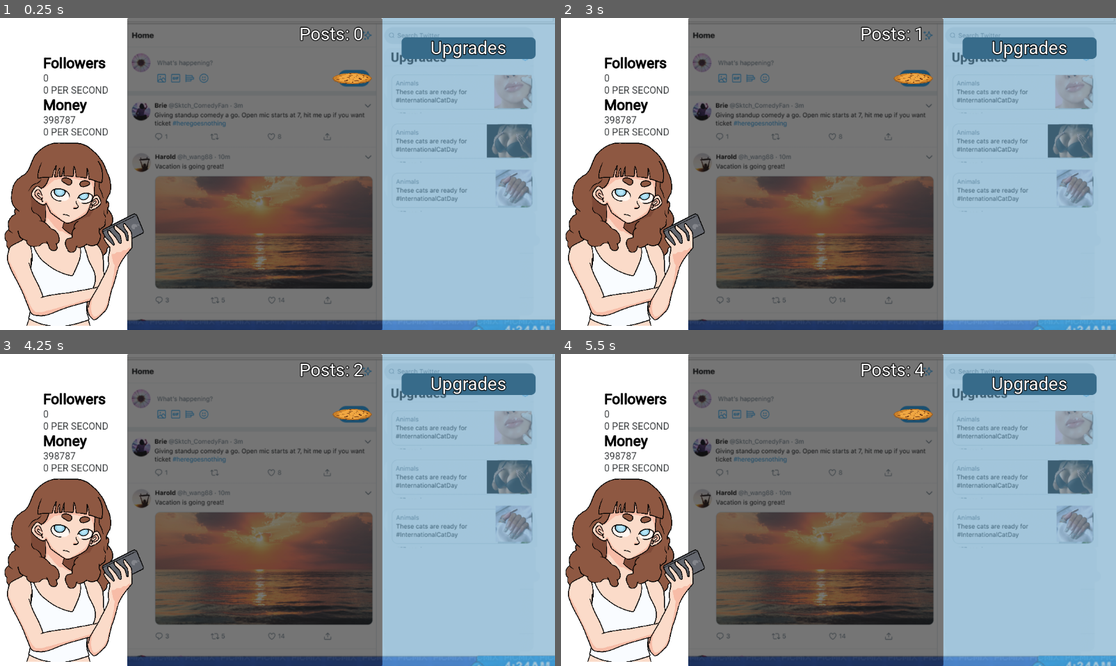
Above: before the commit, frames 1-4 (two rows, left to right).
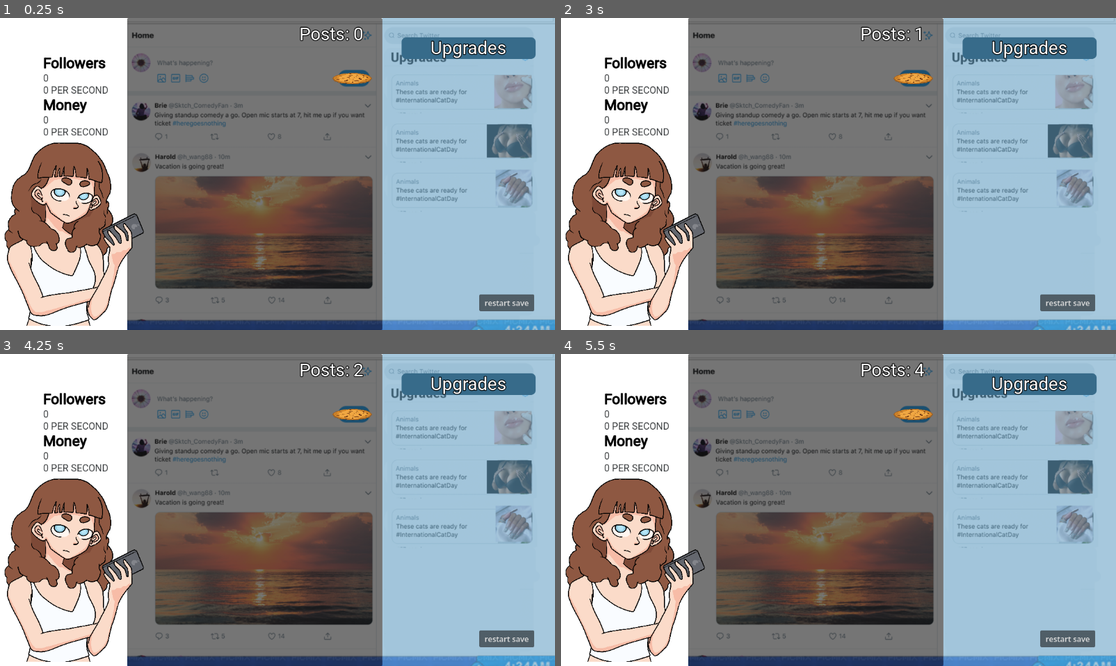
Above: after the commit, the same moments.

Repository: pluto13x/sponzorusa-simulator
Game: Godot game, scene res://scenes/game.tscn
The game is run twice, just before and just after one commit, with the same random seed, the same clock (stepped at 60 frames per second) and the same inputs.
Inputs (mouse positions are in pixels of both pictures, inside the frame that each line leads up to):
- Up to frame 1 (0.25 s): no input
- Up to frame 2 (3 s): click (1066, 301) at 0.5 s, where only the run after the commit has a clickable "restart save"; click (1066, 301) at 1.25 s, where only the run after the commit has a clickable "restart save"; click (1066, 301) at 2 s, where only the run after the commit has a clickable "restart save"; click (910, 77) at 2.75 s
- Up to frame 3 (4.25 s): click (349, 413) at 3.5 s
- Up to frame 4 (5.5 s): click (910, 413) at 4.25 s; tap Enter at 5 s

The runs differ from the first frame. In frame 1, 0.6% of the frame differs, in the area x 7-97%, y 31-94%; in frame 2, 0.6%; in frame 3, 0.6%; in frame 4, 0.6%.

Commit message:
restart save

Diff:
--- a/scenes/game.tscn
+++ b/scenes/game.tscn
@@ -197,6 +197,16 @@
 position = Vector2(3.0000002, 229)
 scale = Vector2(0.2, 0.2)
 
+[node name="Button" type="Button" parent="." unique_id=1684928444]
+layout_mode = 0
+offset_left = 995.0
+offset_top = 574.0
+offset_right = 1109.0
+offset_bottom = 609.0
+text = "restart save"
+
 [connection signal="gain_followers" from="." to="LeftPanel/MarginContainer/Stats" method="_on_game_gain_followers"]
+[connection signal="gain_money" from="." to="LeftPanel/MarginContainer/Stats" method="_on_game_gain_money"]
 [connection signal="gain_posts" from="." to="CenterPanel/Posts" method="_on_game_gain_posts"]
 [connection signal="button_down" from="CenterPanel/PostButton" to="." method="_on_post_button_button_down"]
+[connection signal="button_down" from="Button" to="." method="_on_button_button_down"]
--- a/scripts/game.gd
+++ b/scripts/game.gd
@@ -13,7 +13,9 @@
 
 func _ready() -> void:
 	load_data()
+	emit_signal("gain_posts", posts)
 	emit_signal("gain_followers", followers)
+	emit_signal("gain_money", money)
 
 func save_data():
 	var data = {
@@ -40,4 +42,17 @@
 func _on_post_button_button_down() -> void:
 	posts += posts_per_click
 	emit_signal("gain_posts", posts)
+
+func _process(_delta: float) -> void:
 	save_data()
+
+
+func _on_button_button_down() -> void:
+	followers = 0
+	money = 0
+	posts = 0
+	posts_per_click = 1
+	save_data()
+	emit_signal("gain_posts", posts)
+	emit_signal("gain_followers", followers)
+	emit_signal("gain_money", money)
--- a/scripts/stats.gd
+++ b/scripts/stats.gd
@@ -1,6 +1,13 @@
 extends VBoxContainer
-@onready var followers: Label = $FollowerCount
+@onready var follower_count: Label = $FollowerCount
+@onready var money_count: Label = $MoneyCount
+
+
 
 func _on_game_gain_followers(amount) -> void:
-	pass
-	followers.text = str(amount)
+	follower_count.text = str(amount)
+
+
+
+func _on_game_gain_money(amount: Variant) -> void:
+	money_count.text = str(amount)
